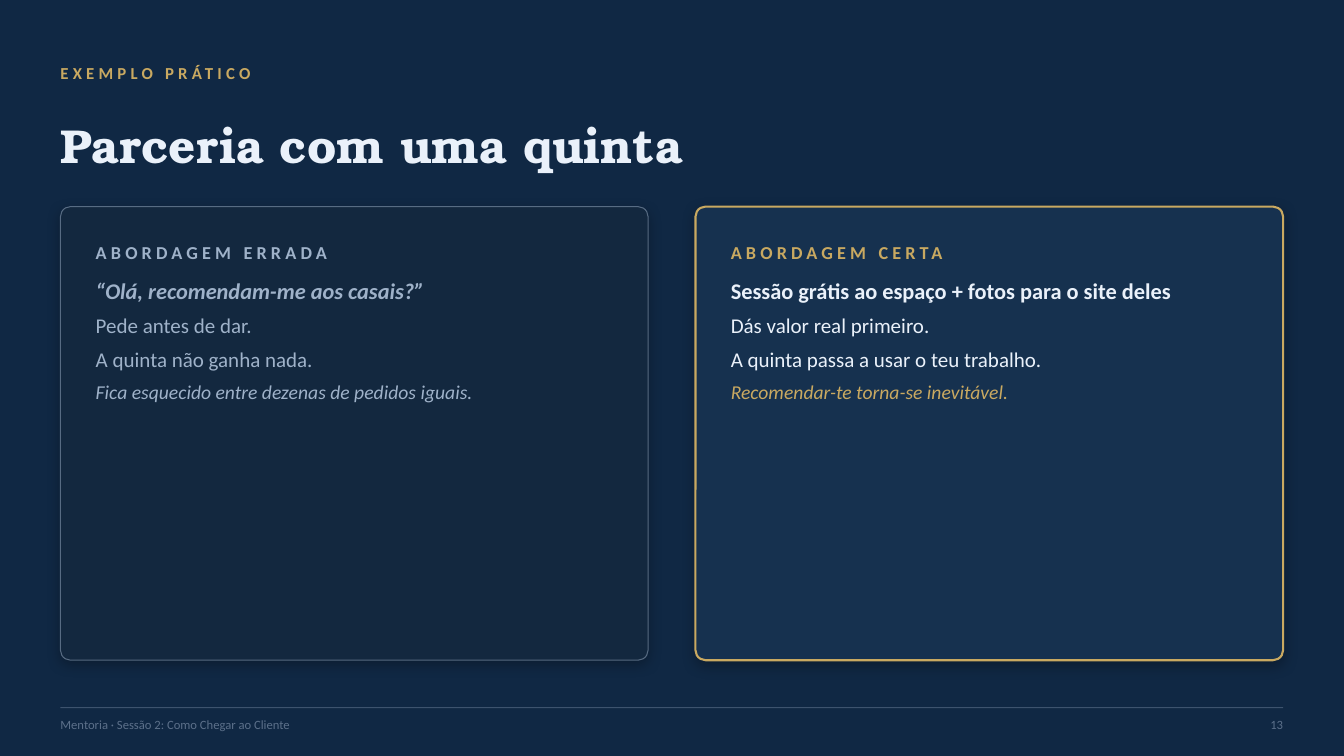
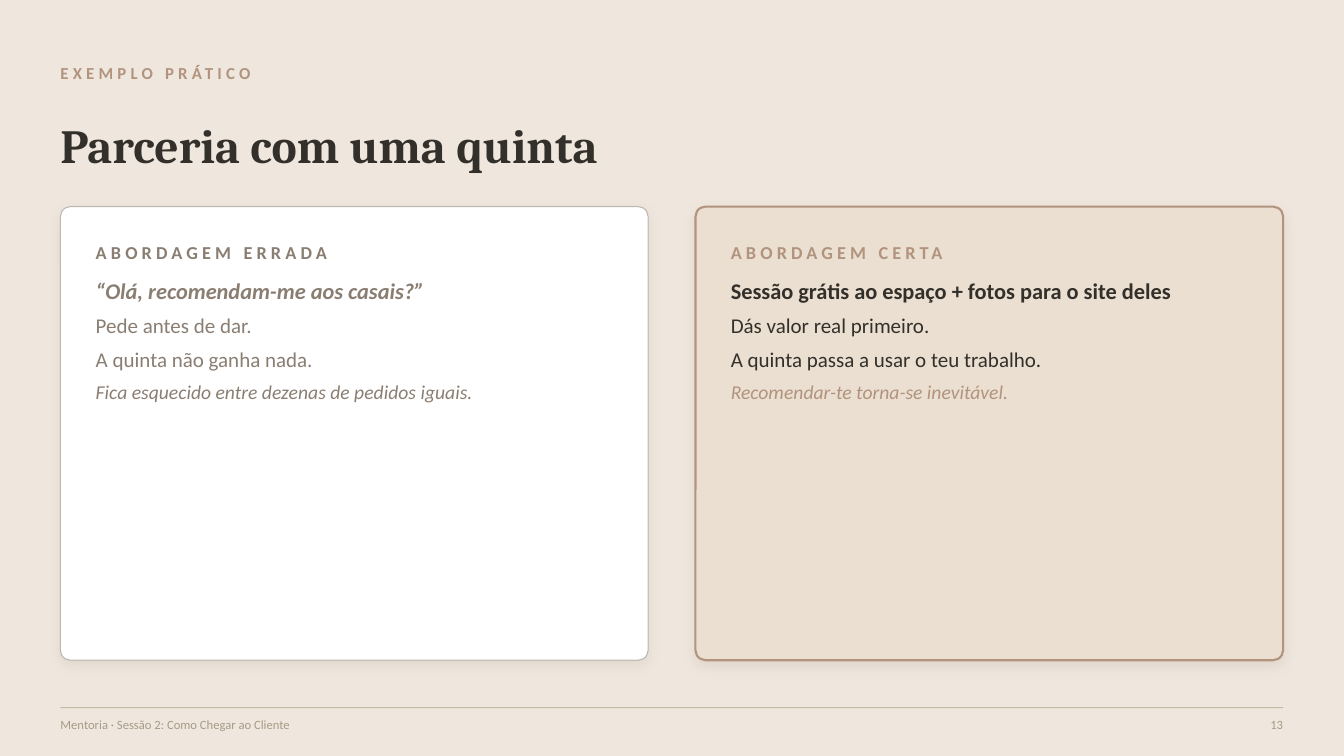
Before and after one commit to geralrlphoto/rl-menu, a slide deck: slide 13 of public/wedding-mentor-files/S2_Atracao.pptx. Drawn at 1344x756 pixels with LibreOffice and Linux fonts; fonts in the diff are those of the drawing. Boxes give left, top, right and bottom in pixels: in the first picture for what was removed or moved away, otherwise in the second. Text is boxed around its words. In the diff, an @@ line names an element or a change of style, - is before the commit and + after.

```diff
--- a/public/wedding-mentor-files/S2_Atracao.pptx
+++ b/public/wedding-mentor-files/S2_Atracao.pptx
@@ background #102844 to #EFE7DE @@
@@ text "EXEMPLO PRÁTICO" at (x1=60, y1=55, x2=1270, y2=91): text colour #C9A961 to #B1937E @@
@@ text "Parceria com uma quinta" at (x1=60, y1=130, x2=597, y2=173): font TeX Gyre Bonum to Cambria, text colour #EAF1FA to #33302B @@
@@ rounded rectangle at (x1=60, y1=207, x2=648, y2=660): fill #13283F to #FFFFFF; outline #9FB2C9 0.75 pt to #8A7E72 0.75 pt; shadow changed @@
@@ rounded rectangle at (x1=696, y1=207, x2=1284, y2=660): fill #16314F to #EADFD0; outline #C9A961 1.5 pt to #B1937E 1.5 pt; shadow changed @@
@@ text "ABORDAGEM ERRADA" at (x1=96, y1=247, x2=327, y2=259): text colour #9FB2C9 to #8A7E72 @@
@@ text "ABORDAGEM CERTA" at (x1=731, y1=232, x2=1248, y2=272): text colour #C9A961 to #B1937E @@
@@ text "“Olá, recomendam-me aos casais?”" at (x1=96, y1=282, x2=473, y2=403): text colour #9FB2C9 to #8A7E72 @@
@@ text "Sessão grátis ao espaço + ..." at (x1=731, y1=283, x2=1171, y2=399): text colour #EAF1FA to #33302B in "Sessão grátis ao espaço + fotos para ...", "Dás valor real primeiro.", "A quinta passa a usar o teu ..."; text colour #C9A961 to #B1937E in "Recomendar-te torna-se inevitável." @@
@@ text "Mentoria · Sessão 2: Como ..." at (x1=60, y1=720, x2=290, y2=731): text colour #5C708A to #A89A86 @@
@@ line (60, 708) - (1284, 708): stroke #5C708A 0.75 pt to #A89A86 0.75 pt @@
@@ text "13" at (x1=1270, y1=721, x2=1283, y2=729): text colour #5C708A to #A89A86 @@
```
Also in this commit, not shown: 19 other slides changed, 7 other files.
